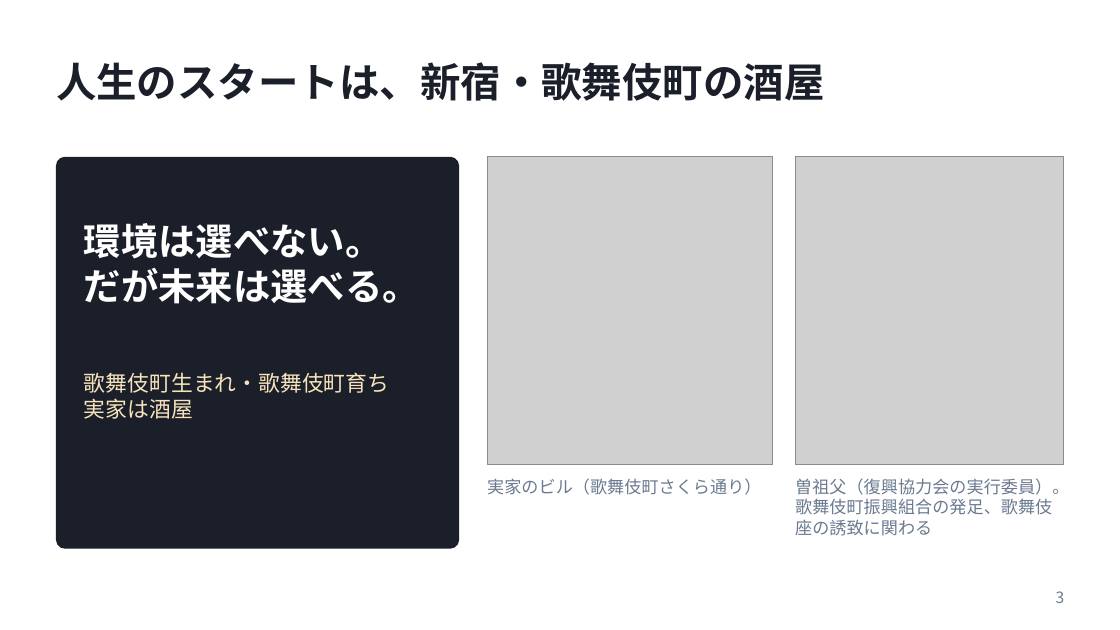
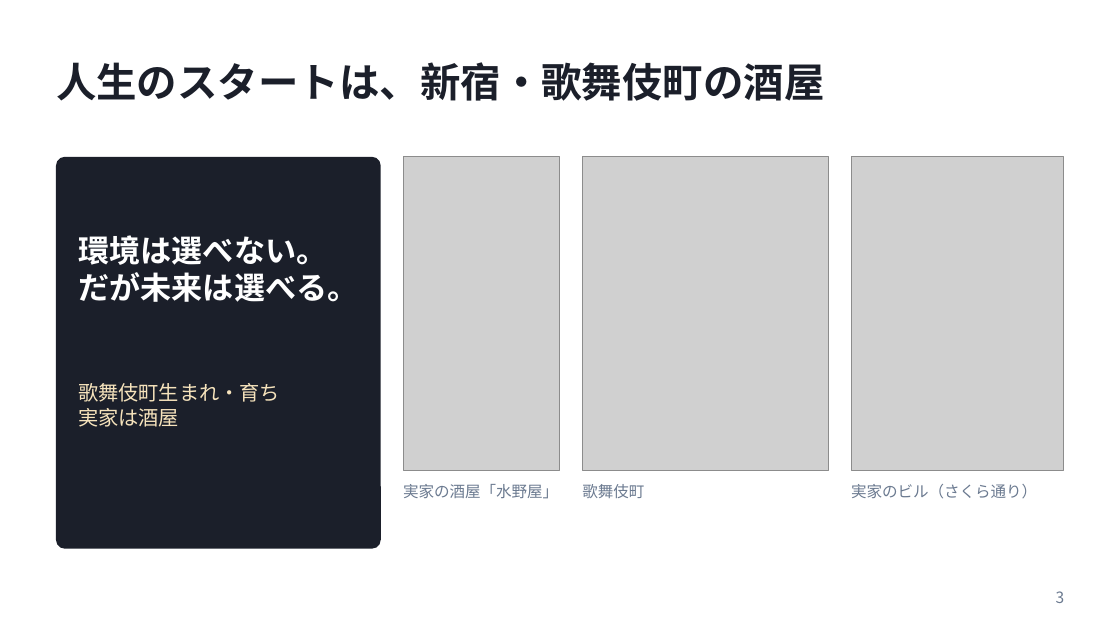
Before and after one commit to daisuke2009/avatars1, a slide deck: slide 3 of presentations/20261023_弱者の戦略_発表資料.pptx. Drawn at 1120x630 pixels with LibreOffice and Linux fonts; fonts in the diff are those of the drawing; grey boxes stand for pictures. Boxes give left, top, right and bottom in pixels: in the first picture for what was removed or moved away, otherwise in the second. Text is boxed around its words. In the diff, an @@ line names an element or a change of style, - is before the commit and + after.

```diff
--- a/presentations/20261023_弱者の戦略_発表資料.pptx
+++ b/presentations/20261023_弱者の戦略_発表資料.pptx
@@ rounded rectangle: place and size @@
-rounded rectangle at (56, 157, 459, 549)
+rounded rectangle at (56, 157, 381, 549)
@@ rounded rectangle at (56, 157, 381, 549): proportions changed @@
@@ picture added at (403, 157, 560, 470) @@
@@ picture added at (582, 157, 829, 470) @@
@@ picture removed at (795, 157, 1064, 465) @@
@@ picture: place and size @@
-picture at (487, 157, 773, 465)
+picture at (851, 157, 1064, 470)
@@ text "環境は選べない。" at (78, 235, 358, 302): size 24 to 20 pt @@
@@ text at (78, 383, 280, 402): text changed; size 14 to 13 pt @@
-歌舞伎町生まれ・歌舞伎町育ち
+歌舞伎町生まれ・育ち
@@ text "歌舞伎町生まれ・育ち": place and size @@
-text "歌舞伎町生まれ・育ち" at (84, 372, 389, 419)
+text "歌舞伎町生まれ・育ち" at (78, 383, 280, 427)
@@ text at (78, 408, 179, 427): size 14 to 13 pt in "実家は酒屋" @@
@@ text removed at (795, 478, 1069, 536) @@
-曽祖父（復興協力会の実行委員）。歌舞伎町振興組合の発足、歌舞伎座の誘致に関わる
@@ text added at (403, 484, 558, 499), 10 pt, text #6B7A90 @@
+実家の酒屋「水野屋」
@@ text added at (582, 484, 644, 498), 10 pt, text #6B7A90 @@
+歌舞伎町
@@ text at (851, 484, 1037, 499): text changed; size 11 to 10 pt @@
-実家のビル（歌舞伎町さくら通り）
+実家のビル（さくら通り）
```
Also in this commit, not shown: 6 other slides changed, 5 slides added.
